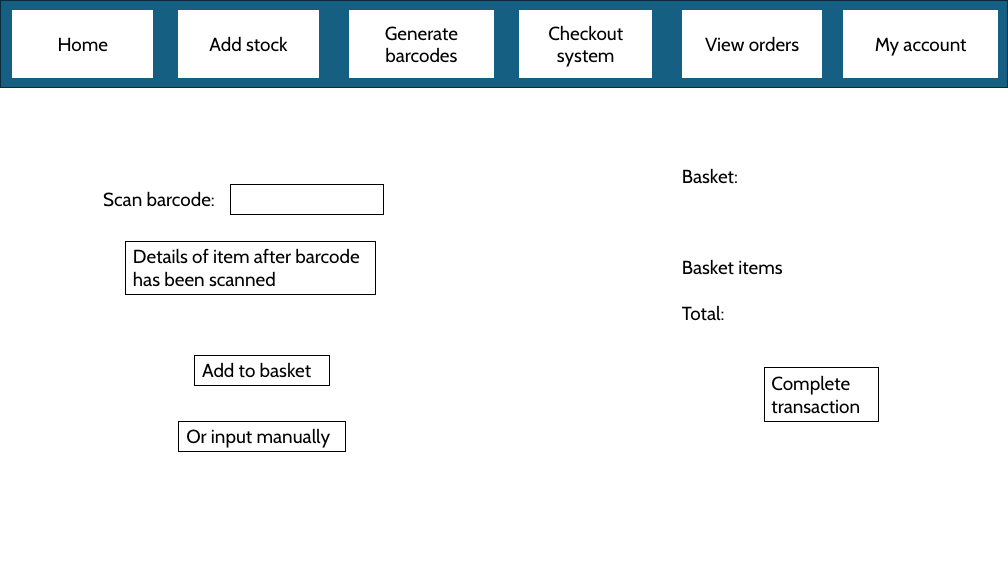
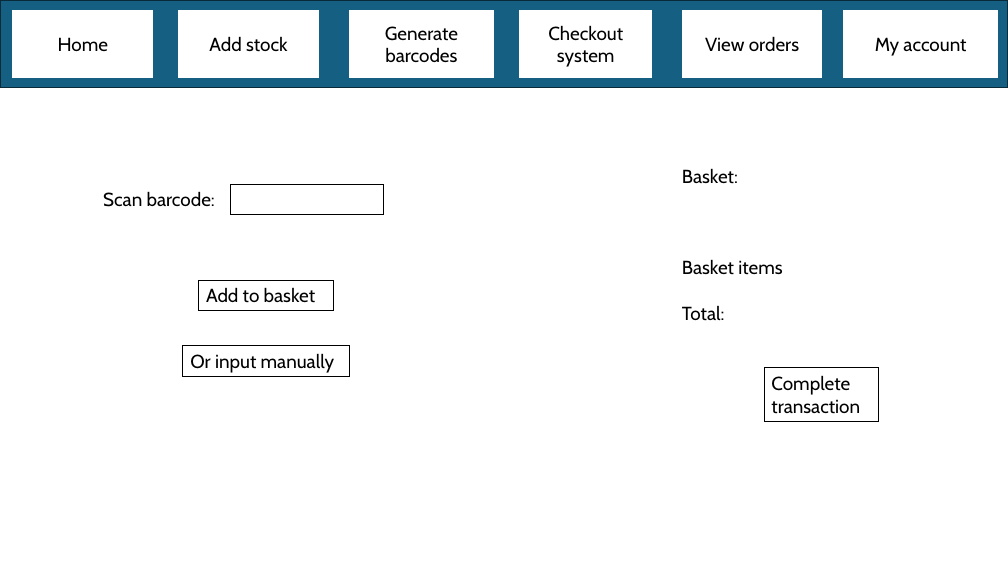
Before and after one commit to programmer647/Coursework, a slide deck: slide 20 of Writeup/Page designs.pptx. Drawn at 1008x567 pixels with LibreOffice and Linux fonts; fonts in the diff are those of the drawing. Boxes give left, top, right and bottom in pixels: in the first picture for what was removed or moved away, otherwise in the second. Text is boxed around its words. In the diff, an @@ line names an element or a change of style, - is before the commit and + after.

```diff
--- a/Writeup/Page designs.pptx
+++ b/Writeup/Page designs.pptx
@@ rectangle removed at box(126, 241, 375, 295) @@
-Details of item after barcode has been scanned
@@ rectangle "Add to basket": place and size @@
-rectangle "Add to basket" at box(194, 355, 330, 386)
+rectangle "Add to basket" at box(199, 281, 334, 311)
@@ rectangle "Or input manually": place and size @@
-rectangle "Or input manually" at box(179, 421, 346, 451)
+rectangle "Or input manually" at box(183, 346, 349, 376)
```
Also in this commit, not shown: 3 other files.
